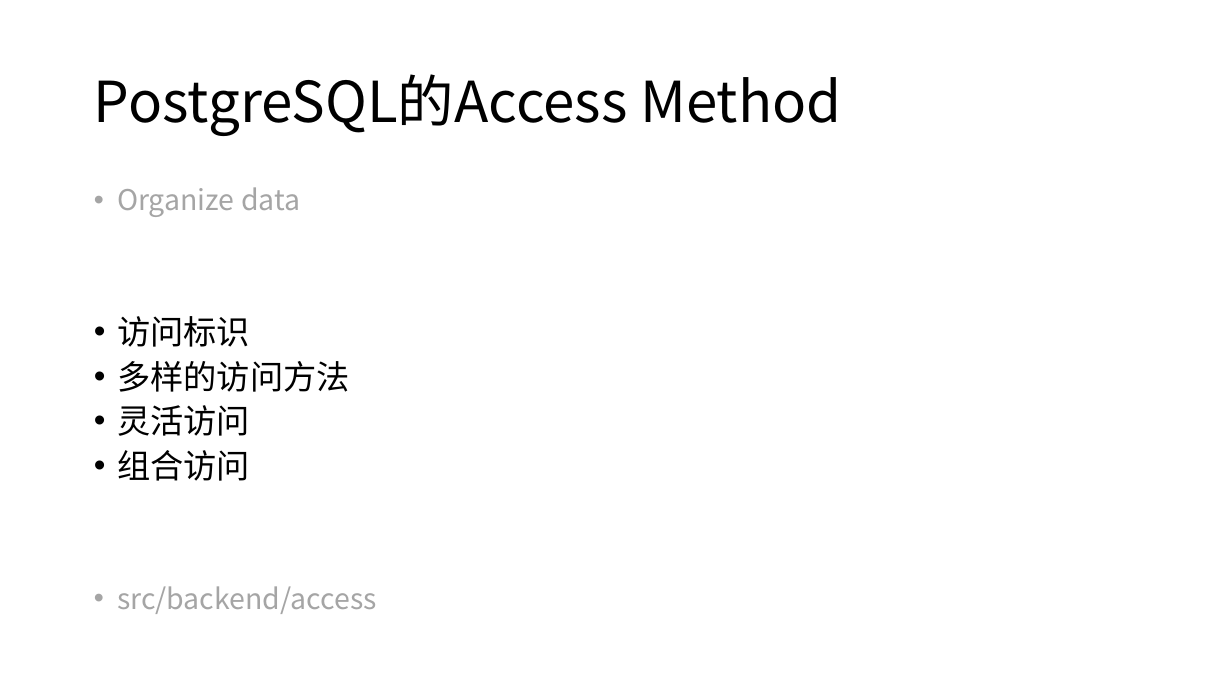
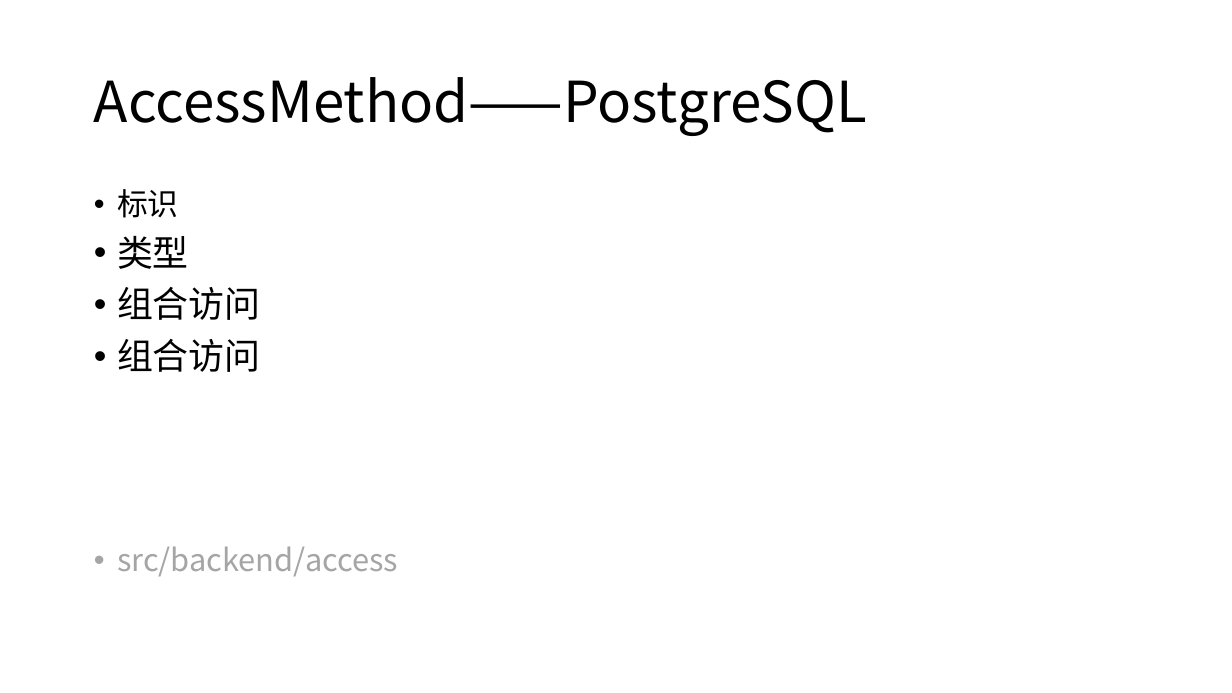
Before and after one commit to yummyliu/papers, a slide deck: slide 5 of 工作分享.pptx (slide 6 before the commit). Drawn at 1232x693 pixels with LibreOffice and Linux fonts; fonts in the diff are those of the drawing. Boxes give left, top, right and bottom in pixels: in the first picture for what was removed or moved away, otherwise in the second. Text is boxed around its words. In the diff, an @@ line names an element or a change of style, - is before the commit and + after.

```diff
--- a/工作分享.pptx
+++ b/工作分享.pptx
@@ title at (94, 77, 867, 136): text changed @@
-PostgreSQL的Access Method
+AccessMethod——PostgreSQL
@@ text at (117, 189, 261, 320): text changed; size 25.9 to 28 pt @@
-  • Organize data
-• 访问标识
-• 多样的访问方法
-• 灵活访问
+  • 标识
+• 类型
+• 组合访问
@@ text at (117, 339, 398, 577): size 25.9 to 28 pt in "组合访问"; size 22.2 to 24 pt in "src/backend/access"; line spacing 0.8 to 0.9 @@
```
Also in this commit, not shown: 19 other slides changed, 7 slides added, 8 slides removed.
